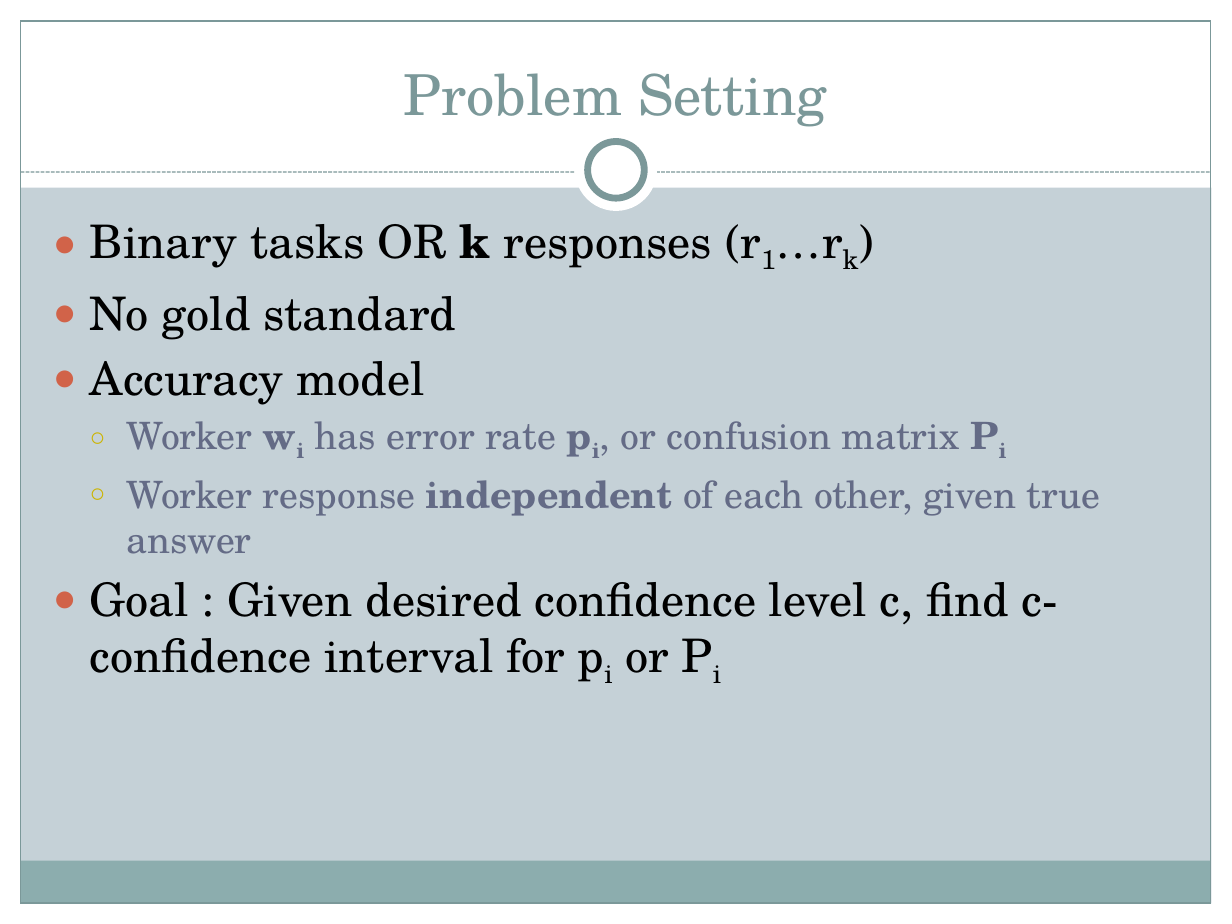
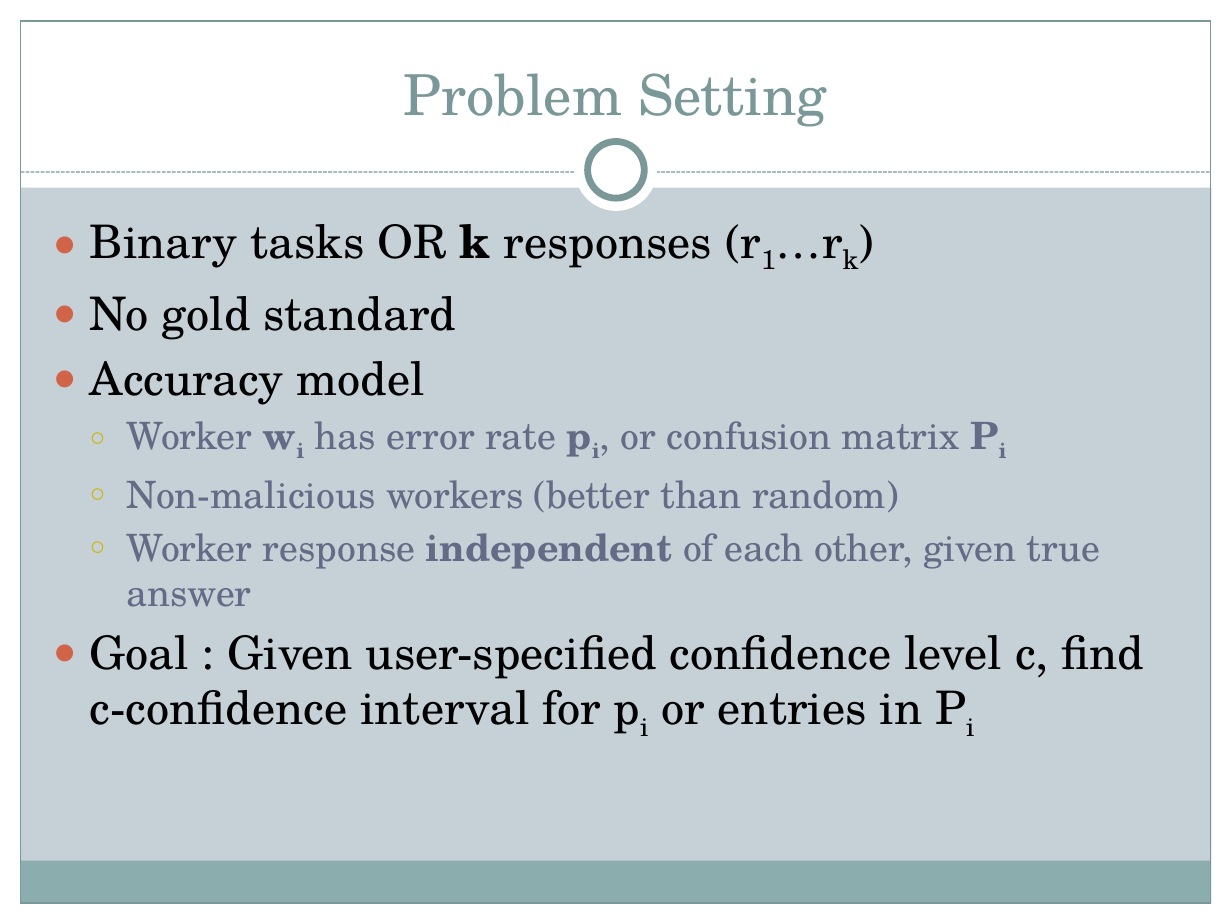
Before and after one commit to brahmaneya/WorkerEvaluationGeneral, a slide deck: slide 4 of Presentation/WorkerEval.pptx. Drawn at 1232x924 pixels with LibreOffice and Linux fonts; fonts in the diff are those of the drawing. Boxes give left, top, right and bottom in pixels: in the first picture for what was removed or moved away, otherwise in the second. Text is boxed around its words. In the diff, an @@ line names an element or a change of style, - is before the commit and + after.

Commit message:
changes

```diff
--- a/Presentation/WorkerEval.pptx
+++ b/Presentation/WorkerEval.pptx
@@ text at bbox=[127, 480, 899, 512]: paragraph added @@
+  ○ Non-malicious workers (better than random)
@@ text at bbox=[90, 635, 1144, 725]: text changed @@
-● Goal : Given desired confidence level c, find c-confidence interval for pi or Pi
+● Goal : Given user-specified confidence level c, find c-confidence interval for pi or entries in Pi
```
Also in this commit, not shown: 2 other slides changed.
